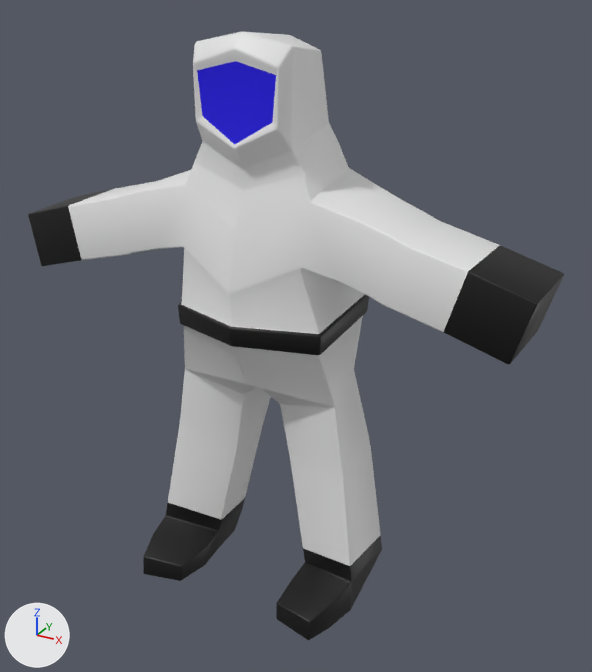
Renders of the Blender file Assets/Art/dadbod.blend from each side of a commit.
Rendered twice from a camera (50 mm lens) standing at (1.49, -2.5, 2.32) and looking at (0.11, 0.01, 1.06). Arrows for +X, +Y and +Z are at lower left; the lights stay in place.

The first picture shows 'dadbod'.
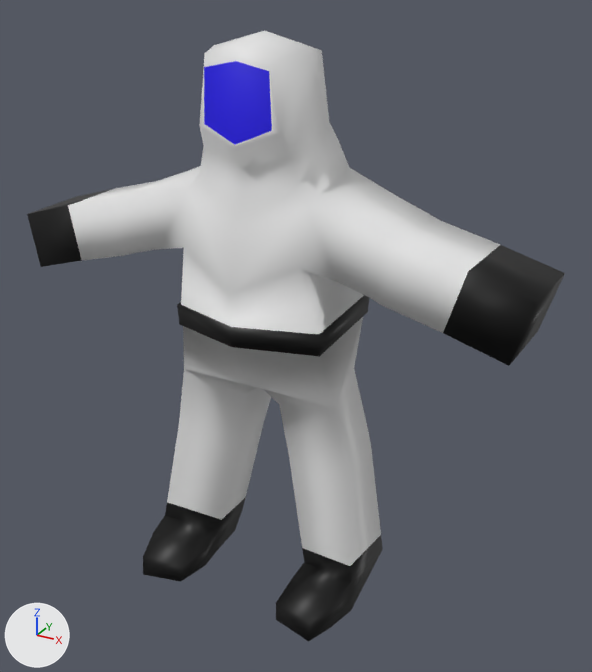
Pixel boxes (x1, y1, x2, y2) of what changed, in the pictures (592 x 672 px; the box of a moved part takes in the faces that stretch with it):
'dadbod', reshaped, modifiers changed: before (28, 32, 564, 640); after (27, 30, 565, 641)
part 1 of me_cube_001, moved or reshaped: before (145, 32, 396, 293); after (145, 30, 398, 293)

The edits, one by one:
me_cube_001 has 108 vertices, 94 faces and spans x 0.0..4.97, y -1.94..1.59, z -0.03..10.31.
me_cube_001 is used by ob_dadbod; location (0.0, 0.0, 0.0); scale (0.209, 0.209, 0.209).
Part 1, on me_cube_001:
Vertex 0 of me_cube_001 moves from (0.85, -0.68, 8.59) to (0.83, -0.67, 8.5) at pixel (291, 155).
Vertex 1 of me_cube_001 moves from (0.88, -0.72, 10.14) to (0.89, -0.19, 10.04) at pixel (309, 49).
Vertex 5 of me_cube_001 moves from (0.0, 0.78, 10.19) to (0.0, 0.54, 10.11).
Vertex 7 of me_cube_001 moves from (0.0, -0.72, 10.31) to (0.0, -0.04, 10.29) at pixel (264, 30).
Vertex 8 of me_cube_001 moves from (0.77, -0.96, 9.84) to (0.75, -0.65, 9.96) at pixel (287, 57).
Vertex 9 of me_cube_001 moves from (0.76, -0.98, 8.96) to (0.75, -0.87, 8.87) at pixel (280, 133).
Vertex 11 of me_cube_001 moves from (0.0, -0.94, 10.08) to (0.0, -0.77, 10.14) at pixel (240, 43).
Vertex 12 of me_cube_001 moves from (0.72, -0.91, 9.73) to (0.59, -0.91, 9.78) at pixel (269, 71).
Vertex 13 of me_cube_001 moves from (0.65, -0.93, 9.04) to (0.62, -0.92, 8.91) at pixel (271, 130).
Vertex 16 of me_cube_001 moves from (1.06, -0.66, 8.22) to (0.95, -0.64, 8.06) at pixel (299, 184).
Vertex 20 of me_cube_001 moves from (1.2, -0.73, 7.83) to (1.15, -0.72, 7.75) at pixel (307, 206).
Object 'dadbod' (ob_dadbod) loses its BEVEL modifier named 'Bevel'.
Modifier setting removed (it was width = 0.07).
Modifier setting removed (it was width_pct = 0.07).
Modifier setting removed (it was segments = 4).
Modifier setting removed (it was angle_limit = 0.262).
Modifier setting removed (it was profile = 0.381).
